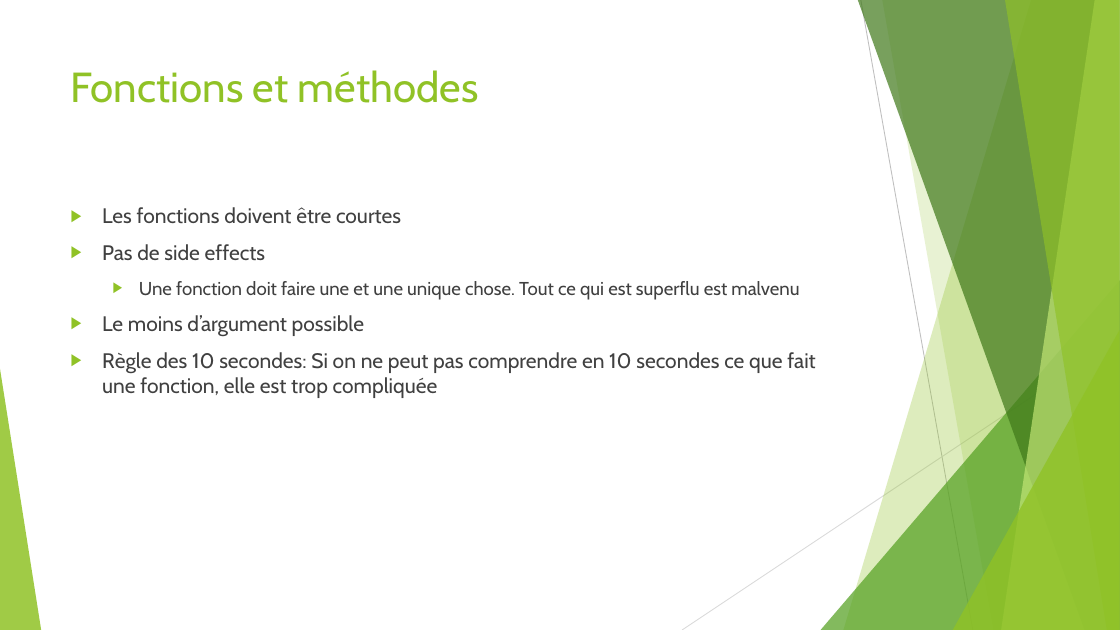
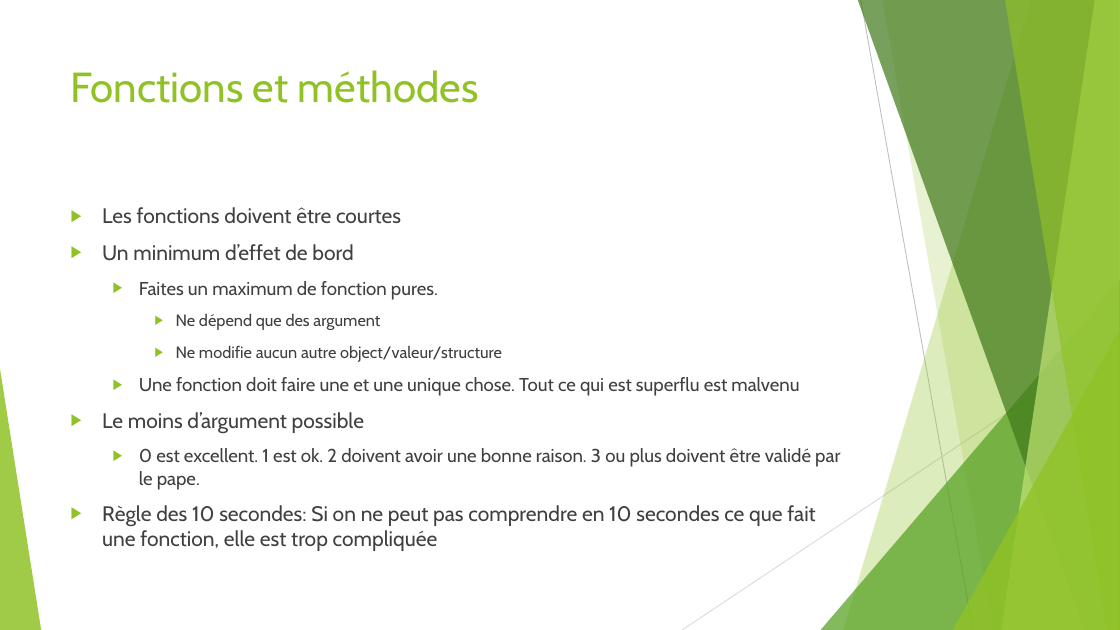
Before and after one commit to worming004/SimpleIsNotEasy, a slide deck: slide 16 of PPT/Easy != Simple.pptx (slide 15 before the commit). Drawn at 1120x630 pixels with LibreOffice and Linux fonts; fonts in the diff are those of the drawing. Boxes give left, top, right and bottom in pixels: in the first picture for what was removed or moved away, otherwise in the second. Text is boxed around its words. In the diff, an @@ line names an element or a change of style, - is before the commit and + after.

```diff
--- a/PPT/Easy != Simple.pptx
+++ b/PPT/Easy != Simple.pptx
@@ text at [102, 244, 502, 362]: text changed; size 18 to 14 pt @@
-▶ Pas de side effects
+▶ Un minimum d’effet de bord
+  ▶ Faites un maximum de fonction pures.
+    ▶ Ne dépend que des argument
+    ▶ Ne modifie aucun autre object/valeur/structure
@@ text at [139, 448, 840, 490]: paragraph added @@
+  ▶ 0 est excellent. 1 est ok. 2 doivent avoir une bonne raison. 3 ou plus doivent être validé par le pape.
```
Also in this commit, not shown: 5 other slides changed, 3 slides added, 1 other file.
